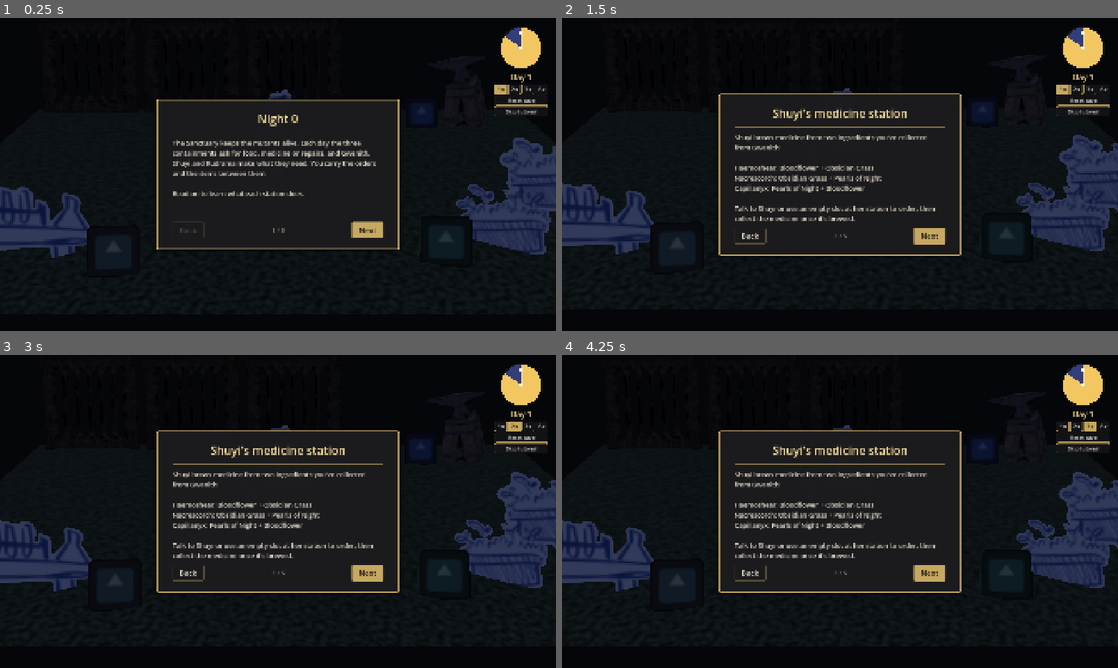
Above: before the commit, frames 1-4 (two rows, left to right).
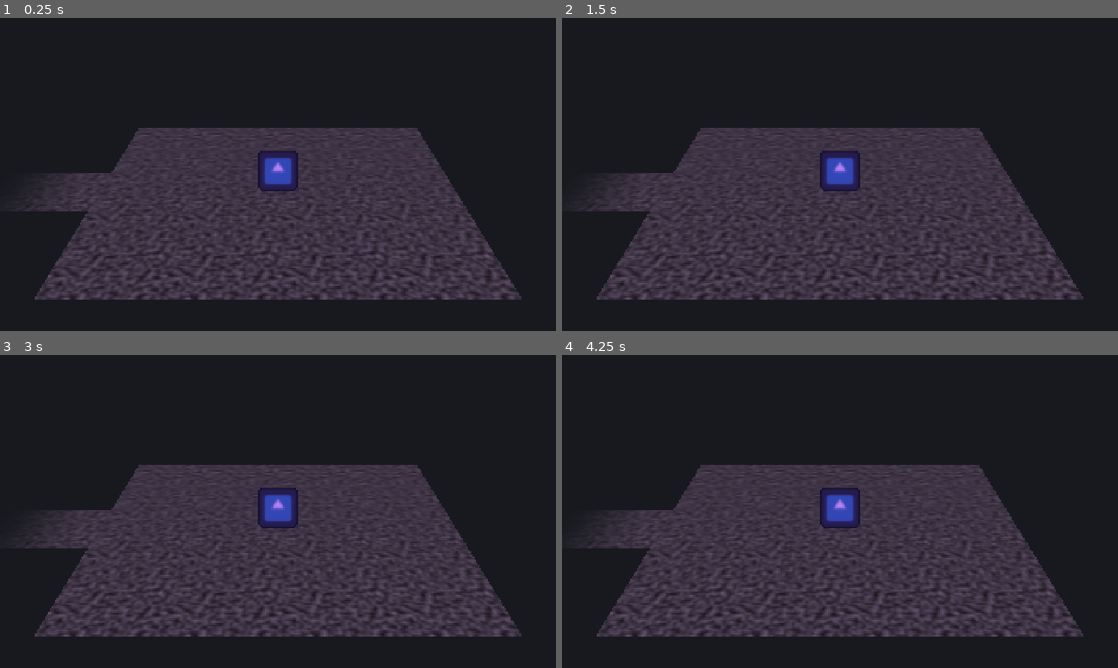
Above: after the commit, the same moments.

Repository: SAFirmansyah/TheMourningAfter-Game
Game: Godot game, scene res://scenes/huyana/huyana.tscn
Two runs of this game, one before a commit and one after it. Both use one fixed random seed, a clock stepped at 60 frames per second and the inputs below. This scene is started directly instead of the project's main scene. The engine's default icon, where the game draws it, is replaced by a stand-in: a white triangle on a blue panel in a dark square.
Inputs (mouse positions are in pixels of both pictures, inside the frame that each line leads up to):
- Up to frame 1 (0.25 s): no input
- Up to frame 2 (1.5 s): click (928, 230) at 0.5 s, where only the run before the commit has a clickable "Next"; click (928, 240) at 1.25 s, where only the run before the commit has a clickable "Next"
- Up to frame 3 (3 s): click (500, 426) at 2 s, where only the run before the commit has a clickable "1x"; click (517, 426) at 2.75 s, where only the run before the commit has a clickable "2x"
- Up to frame 4 (4.25 s): click (1090, 426) at 3.5 s, where only the run before the commit has a clickable "3x"

The runs differ from the first frame. In frame 1, 47% of the frame differs, in the area x 0-100%, y 0-90%; in frame 2, 47%; in frame 3, 47%; in frame 4, 47%.
Error before the commit: Parse Error: Function "is_hero_side()" not found in base self. (res://scripts/world/world.gd:54)

Commit message:
add: chaining both sides

Diff:
--- /dev/null
+++ b/the-mourning-after/scenes/cutscenes/act_one_end.tscn
@@ -0,0 +1,37 @@
+[gd_scene format=3]
+
+[ext_resource type="Script" path="res://scripts/cutscenes/cutscene.gd" id="1_cutscene"]
+[ext_resource type="PackedScene" path="res://scenes/cutscenes/cutscene_caption.tscn" id="2_caption"]
+[ext_resource type="Script" path="res://scripts/cutscenes/caption_line.gd" id="3_line"]
+
+[sub_resource type="Resource" id="CaptionLine_1"]
+script = ExtResource("3_line")
+text = "Cutscene: Denied glory"
+hold_time = 2.5
+
+[sub_resource type="Resource" id="CaptionLine_2"]
+script = ExtResource("3_line")
+text = "Cutscene: False credits"
+hold_time = 2.5
+
+[sub_resource type="Resource" id="CaptionLine_3"]
+script = ExtResource("3_line")
+text = "Cutscene: The plague"
+hold_time = 2.5
+
+[node name="ActOneEnd" type="CanvasLayer"]
+layer = 8
+script = ExtResource("1_cutscene")
+
+[node name="Background" type="ColorRect" parent="."]
+anchors_preset = 15
+anchor_right = 1.0
+anchor_bottom = 1.0
+grow_horizontal = 2
+grow_vertical = 2
+mouse_filter = 2
+color = Color(0.05, 0.05, 0.06, 1)
+
+[node name="Caption" parent="." instance=ExtResource("2_caption")]
+start_delay = 1.0
+lines = Array[ExtResource("3_line")]([SubResource("CaptionLine_1"), SubResource("CaptionLine_2"), SubResource("CaptionLine_3")])
--- a/the-mourning-after/scenes/huyana/huyana.tscn
+++ b/the-mourning-after/scenes/huyana/huyana.tscn
@@ -3,7 +3,7 @@
 [ext_resource type="Script" path="res://scripts/world/world.gd" id="1_world"]
 [ext_resource type="PackedScene" path="res://scenes/player/player.tscn" id="2_player"]
 [ext_resource type="PackedScene" path="res://scenes/camera/camera_rig.tscn" id="3_rig"]
-[ext_resource type="PackedScene" path="res://scenes/huyana/sanctuary.tscn" id="4_room_a"]
+[ext_resource type="PackedScene" path="res://scenes/huyana/altar.tscn" id="4_room_a"]
 [ext_resource type="PackedScene" path="res://scenes/ui/interaction_hud.tscn" id="5_hud"]
 [ext_resource type="PackedScene" path="res://scenes/ui/pause_menu.tscn" id="6_pause"]
 [ext_resource type="PackedScene" path="res://scenes/ui/save_indicator.tscn" id="7_saving"]
@@ -28,10 +28,15 @@
 
 [node name="Rooms" type="Node3D" parent="."]
 
-[node name="Sanctuary" parent="Rooms" instance=ExtResource("4_room_a")]
+[node name="Altar" parent="Rooms" instance=ExtResource("4_room_a")]
 
 [node name="Player" parent="." node_paths=PackedStringArray("camera_rig") instance=ExtResource("2_player")]
 camera_rig = NodePath("../CameraRig")
+display_name = "Constance"
+weapon = null
+
+[node name="Card" parent="Player" index="0"]
+modulate = Color(0.72, 0.5, 0.95, 1)
 
 [node name="CameraRig" parent="." node_paths=PackedStringArray("follow_target") instance=ExtResource("3_rig")]
 follow_target = NodePath("../Player")
@@ -79,9 +84,10 @@
 player = NodePath("../Player")
 day_cycle = NodePath("../DayCycle")
 
-[node name="Tutorial" parent="." node_paths=PackedStringArray("manager", "day_cycle", "player", "skip_button", "hud") instance=ExtResource("14_tutorial")]
+[node name="Tutorial" parent="." node_paths=PackedStringArray("world", "manager", "day_cycle", "player", "skip_button", "hud") instance=ExtResource("14_tutorial")]
 manager = NodePath("../SanctuaryManager")
 day_cycle = NodePath("../DayCycle")
 player = NodePath("../Player")
 skip_button = NodePath("../DayCycle/Clock/SkipTutorial")
 hud = NodePath("../InteractionHUD")
+world = NodePath("..")
--- a/the-mourning-after/scenes/rooms/huyana/sanctuary_gate.tscn
+++ b/the-mourning-after/scenes/rooms/huyana/sanctuary_gate.tscn
@@ -5,6 +5,7 @@
 [ext_resource type="PackedScene" path="res://scenes/test/prop.tscn" id="2_3fhjk"]
 [ext_resource type="PackedScene" path="res://scenes/world/return_point.tscn" id="3_ih58b"]
 [ext_resource type="PackedScene" path="res://scenes/world/path_exit.tscn" id="4_krrcy"]
+[ext_resource type="PackedScene" path="res://scenes/world/act_two_point.tscn" id="5_acttwo"]
 
 [sub_resource type="PlaneMesh" id="PlaneMesh_l5q7s"]
 material = ExtResource("1_q8h2i")
@@ -65,6 +66,14 @@
 
 [node name="ReturnPoint" parent="Props/ReturnSpot" unique_id=1107182048 instance=ExtResource("3_ih58b")]
 
+[node name="ConstanceSpot" parent="Props" unique_id=1107182049 instance=ExtResource("2_3fhjk")]
+transform = Transform3D(1, 0, 0, 0, 1, 0, 0, 0, 1, 7, 0, -4)
+
+[node name="Card" parent="Props/ConstanceSpot" index="0"]
+modulate = Color(0.72, 0.5, 0.95, 1)
+
+[node name="ActTwoPoint" parent="Props/ConstanceSpot" unique_id=1107182050 instance=ExtResource("5_acttwo")]
+
 [node name="WestExit" parent="." unique_id=1856596219 instance=ExtResource("4_krrcy")]
 transform = Transform3D(-1, 0, 0, 0, 1, 0, 0, 0, -1, -15, 0, 0)
 target_entry = &"East"
--- /dev/null
+++ b/the-mourning-after/scenes/world/act_two_point.tscn
@@ -0,0 +1,18 @@
+[gd_scene format=3]
+
+[ext_resource type="Script" path="res://scripts/world/act_two_point.gd" id="1_point"]
+
+[sub_resource type="CylinderShape3D" id="CylinderShape3D_range"]
+resource_local_to_scene = true
+height = 2.0
+radius = 2.2
+
+[node name="ActTwoPoint" type="Area3D"]
+collision_layer = 0
+collision_mask = 4
+monitorable = false
+script = ExtResource("1_point")
+
+[node name="CollisionShape3D" type="CollisionShape3D" parent="."]
+transform = Transform3D(1, 0, 0, 0, 1, 0, 0, 0, 1, 0, 1, 0)
+shape = SubResource("CylinderShape3D_range")
--- a/the-mourning-after/scripts/huyana/day_cycle.gd
+++ b/the-mourning-after/scripts/huyana/day_cycle.gd
@@ -33,6 +33,7 @@
 ## Tutorial: the clock stands still (the Sanctuary keeps working).
 var clock_paused := false
 
+@onready var clock_layer: CanvasLayer = $Clock
 @onready var clock: ClockFace = $Clock/Dial
 @onready var day_label: Label = $Clock/DayLabel
 @onready var speed_buttons: Container = $Clock/Speeds
--- a/the-mourning-after/scripts/huyana/tutorial.gd
+++ b/the-mourning-after/scripts/huyana/tutorial.gd
@@ -1,6 +1,6 @@
 class_name Tutorial
 extends Node
-## First-run tutorial, per the GDD:
+## First-run tutorial, per the GDD. The Sanctuary sits idle until Constance first leaves the Altar:
 ## - Night 0: paged instructions over the dark Sanctuary on what each station needs and makes, and how to order.
 ## - Day 1: a guided run through fixed requests (food, then a repair, then medicine), with a caption and an
 ##   arrow at each step. The clock waits and nothing expires until the guide is done; then the rest of a
@@ -8,7 +8,7 @@
 ## - Night 1: the night modal introduces Sanctuary Health (DayCycle.first_night_note).
 ## The Skip tutorial test button jumps straight to a normal day.
 
-enum Stage { NIGHT_0, GUIDE, FREE_DAY, DONE }
+enum Stage { NIGHT_0, GUIDE, FREE_DAY, DONE, AT_ALTAR } # new stages go last: saves store the number
 
 const PAGES := [
 	["Night 0", "The Sanctuary keeps the mutants alive. Each day the three containments ask for food, medicine or repairs, and Gwenith, Shuyi and Rudrama make what they need. You carry the orders and the items between them.\n\nRead on to learn what each station does."],
@@ -22,11 +22,13 @@
 const MEDICINE_CONTAINMENT := 2
 const MEDICINE := &"haemoshear"
 
+@export var world: World
 @export var manager: SanctuaryManager
 @export var day_cycle: DayCycle
 @export var player: Player
 @export var skip_button: Button
 @export var hud: InteractionHUD
+@export_file("*.tscn") var altar_room := "res://scenes/huyana/altar.tscn"
 @export var day_1_length := 180.0 # TUNE: length of Day 1 (s at 1x); the clock only starts once the guide is done
 @export var done_caption_time := 6.0 # TUNE: how long the closing caption stays up (s)
 @export var character_arrow_height := 2.9 # TUNE: height of the arrow's tip over Gwenith, Shuyi or Rudrama (m)
@@ -45,7 +47,7 @@
 @onready var caption_label: Label = $Guide/Caption/Label
 @onready var arrow: GuideArrow = $Guide/Arrow
 
-var stage := Stage.NIGHT_0
+var stage := Stage.AT_ALTAR
 var step := 0
 
 var _page := 0
@@ -75,13 +77,18 @@
 
 func _begin() -> void:
 	# Saves from before the tutorial existed are already past it.
-	if stage == Stage.NIGHT_0 and (day_cycle.day > 1 or day_cycle.elapsed > 0.0 or day_cycle.phase == DayCycle.Phase.NIGHT):
+	if stage in [Stage.NIGHT_0, Stage.AT_ALTAR] and (day_cycle.day > 1 or day_cycle.elapsed > 0.0 or day_cycle.phase == DayCycle.Phase.NIGHT):
 		stage = Stage.DONE
+	elif stage == Stage.AT_ALTAR and not _in_altar():
+		stage = Stage.NIGHT_0
 	_apply_stage()
+	world.room_entered.connect(_on_room_entered)
 
 
 func _process(delta: float) -> void:
 	_time += delta
+	if stage == Stage.NIGHT_0:
+		player.input_enabled = false # the room change hands control back as it fades in
 	if stage == Stage.GUIDE:
 		_update_guide()
 	elif _caption_timer > 0.0:
@@ -95,13 +102,13 @@
 # --- Stages --------------------------------------------------------------------------------------
 
 func _apply_stage() -> void:
-	var in_tutorial := stage != Stage.DONE
-	skip_button.visible = in_tutorial
-	manager.frozen = stage == Stage.NIGHT_0
+	skip_button.visible = stage not in [Stage.DONE, Stage.AT_ALTAR]
+	day_cycle.clock_layer.visible = stage != Stage.AT_ALTAR
+	manager.frozen = stage in [Stage.NIGHT_0, Stage.AT_ALTAR]
 	manager.spawning = stage != Stage.GUIDE
 	manager.requests_paused = stage == Stage.GUIDE
 	manager.health_locked = stage in [Stage.GUIDE, Stage.FREE_DAY]
-	day_cycle.clock_paused = stage in [Stage.NIGHT_0, Stage.GUIDE]
+	day_cycle.clock_paused = stage in [Stage.NIGHT_0, Stage.GUIDE, Stage.AT_ALTAR]
 	day_cycle.day_length = _normal_day_length if stage == Stage.DONE else day_1_length
 	night_panel.visible = stage == Stage.NIGHT_0
 	match stage:
@@ -115,6 +122,16 @@
 		_:
 			if _caption_timer <= 0.0:
 				_caption_wanted = false
+
+
+func _in_altar() -> bool:
+	return world.current_room != null and world.current_room.scene_file_path == altar_room
+
+
+func _on_room_entered(_room: Room) -> void:
+	if stage == Stage.AT_ALTAR and not _in_altar():
+		stage = Stage.NIGHT_0
+		_apply_stage()
 
 
 func _on_next() -> void:
--- /dev/null
+++ b/the-mourning-after/scripts/world/act_two_point.gd
@@ -0,0 +1,18 @@
+@tool
+class_name ActTwoPoint
+extends Interactable
+## Sanctuary stand-in until the final confrontation exists: ends Perrin's story and moves on to Constance.
+
+
+func _ready() -> void:
+	super()
+	if Engine.is_editor_hint():
+		return
+	prompt_label = "Confront Constance"
+	interacted.connect(_on_interacted)
+
+
+func _on_interacted() -> void:
+	var world := get_tree().current_scene as World
+	if world:
+		world.begin_act_two()
--- a/the-mourning-after/scripts/world/sanctuary_gate.gd
+++ b/the-mourning-after/scripts/world/sanctuary_gate.gd
@@ -1,7 +1,7 @@
 class_name SanctuaryGate
 extends Room
 ## Stand-in for reaching the Sanctuary at the end of Huyana's route. Takes the GDD snapshot of this
-## run's Perrin on arrival; its interactable sends him home until Act 2 exists.
+## run's Perrin on arrival. One interactable sends him home, the other hands the story over to Constance.
 
 
 func _ready() -> void:
--- a/the-mourning-after/scripts/world/world.gd
+++ b/the-mourning-after/scripts/world/world.gd
@@ -2,11 +2,14 @@
 extends Node3D
 ## Holds the player and camera; swaps rooms when a path exit is entered; plays cutscenes.
 ## Starts from the save file if there is one, otherwise in whichever room is placed under Rooms.
+## A new save starts on Perrin's side (world.tscn); once he has handed over, launching goes straight to Act 2.
 ## Autosaves on every room change, combat room clear and Fate bargain. Entering an uncleared combat
 ## room saves a wiped run instead (GDD: quitting mid-room loses the run); saving is off until it's cleared.
 ## Room changes (e.g. collected loot) only persist for the current room.
 ## Nodes in the "save_state" group add their own data via get_save_data() / load_save_data(data).
 
+signal room_entered(room: Room)
+
 const SAVE_VERSION := 2
 const LOOT_PICKUP_SCENE := preload("res://scenes/loot/loot_pickup.tscn")
 
@@ -14,15 +17,22 @@
 @export var load_save_on_start := true # off: always start fresh in the placed room
 @export var base_room_path := "res://scenes/rooms/room_a.tscn"
 @export var save_slot := "savegame" # save file name; one per game half
+@export_file("*.tscn") var act_two_scene := "res://scenes/huyana/huyana.tscn"
+@export_file("*.tscn") var act_two_cutscene := "res://scenes/cutscenes/act_one_end.tscn"
+@export var act_two_slot := "huyana" # Act 2's save file; cleared when Perrin hands over
+@export var villain_max_health := 100 # TUNE: Constance's HP
+@export var villain_move_speed := 1.0 # TUNE: Constance's move speed multiplier
 
 @onready var player: Player = $Player
-@onready var player_hud: PlayerHUD = $PlayerHUD
+@onready var player_hud: PlayerHUD = get_node_or_null(^"PlayerHUD") # hero side only
 @onready var camera_rig: CameraRig = $CameraRig
 @onready var rooms: Node3D = $Rooms
 @onready var fade: ColorRect = $Transition/Fade
 @onready var save_indicator: SaveIndicator = $SaveIndicator
 @onready var skip_prompt: SkipPrompt = $SkipPrompt
-@onready var fate_bargain: FateBargain = $FateBargain
+@onready var fate_bargain: FateBargain = get_node_or_null(^"FateBargain") # hero side only
+
+static var _arriving_in_black := false # the scene before this one ended on a black screen
 
 var current_room: Room
 var _transitioning := false
@@ -51,6 +61,9 @@
 
 	var data := SaveSystem.load_data(save_slot) if load_save_on_start else {}
 	var run: Dictionary = {}
+	if is_hero_side() and data.get("act_two", false):
+		_go_to_act_two()
+		return
 	if is_hero_side():
 		player.died.connect(_on_player_died)
 		fate_bargain.revive_chosen.connect(_on_revive_chosen)
@@ -66,8 +79,10 @@
 		RunInventory.final_snapshot = data.get("final_snapshot", {})
 		if int(data.get("version", 0)) >= SAVE_VERSION:
 			run = data.get("run", {})
+	else:
+		player.stats.setup_fixed_stats(villain_max_health, villain_move_speed)
 	var saved_room: String = data.get("room", "")
-	if saved_room != "" and run.is_empty():
+	if is_hero_side() and saved_room != "" and run.is_empty():
 		saved_room = base_room_path # no run in progress (or an old save): start at base
 	if saved_room != "" and ResourceLoader.exists(saved_room):
 		if placed:
@@ -80,7 +95,7 @@
 		_load_room(saved_room, &"", data.get("room_changes", {}), true)
 		_restore_room_state(data)
 		var pos: Variant = data.get("player_position")
-		if pos is Array and pos.size() == 3 and not run.is_empty():
+		if pos is Array and pos.size() == 3 and (not run.is_empty() or not is_hero_side()):
 			player.teleport(Vector3(pos[0], pos[1], pos[2]))
 			camera_rig.snap_to_target()
 	elif placed:
@@ -89,6 +104,10 @@
 	for node in get_tree().get_nodes_in_group(&"save_state"):
 		if states.has(String(node.name)):
 			node.load_save_data(states[String(node.name)])
+	if _arriving_in_black:
+		_arriving_in_black = false
+		fade.color.a = 1.0
+		_fade_to(0.0)
 
 
 ## Plays a cutscene scene (a Cutscene root) over everything, pausing gameplay.
@@ -143,8 +162,12 @@
 	return not _transitioning and not _in_cutscene and current_room != null and current_room.allows_saving()
 
 
+func is_hero_side() -> bool:
+	return fate_bargain != null
+
+
 func can_view_stats() -> bool:
-	return not _in_cutscene # hero side only, once the villain half exists
+	return is_hero_side() and not _in_cutscene
 
 
 ## Something worth saving happened since the last save (interaction, pickup, dialogue, order...).
@@ -253,7 +276,8 @@
 func _enter_room(room: Room, entry: StringName, changes := {}) -> void:
 	current_room = room
 	current_room.exit_requested.connect(_on_exit_requested)
-	player_hud.in_base_room = room is BaseRoom
+	if player_hud:
+		player_hud.in_base_room = room is BaseRoom
 	if room is CombatRoom and not room.is_cleared:
 		room.all_enemies_defeated.connect(func() -> void: save_game())
 	if room is BossRoom:
@@ -268,6 +292,7 @@
 	else:
 		player.teleport(current_room.get_start_position())
 	camera_rig.snap_to_target()
+	room_entered.emit(room)
 
 
 func _apply_room_changes(changes: Dictionary) -> void:
@@ -315,6 +340,26 @@
 	_end_run_at_base()
 
 
+## Perrin's story ends here for good: plays the cutscene, marks the save and moves on to Constance.
+func begin_act_two() -> void:
+	if _transitioning or _in_cutscene:
+		return
+	_transitioning = true
+	player.input_enabled = false
+	player.forced_input = Vector2.ZERO
+	await play_cutscene(act_two_cutscene, false)
+	SaveSystem.delete_save(act_two_slot) # Act 2 always starts fresh from here
+	var data := _meta_save_data(base_room_path)
+	data.act_two = true
+	SaveSystem.save_data(data, save_slot)
+	_go_to_act_two()
+
+
+func _go_to_act_two() -> void:
+	_arriving_in_black = true
+	get_tree().change_scene_to_file.call_deferred(act_two_scene)
+
+
 ## Sanctuary stand-in: the run ends and Perrin heads home, progress saved.
 func return_to_base() -> void:
 	_end_run_at_base()
Not shown, added: the-mourning-after/scripts/world/act_two_point.gd.uid
